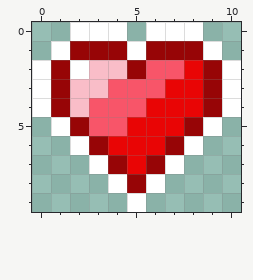
Pixel-art sprite: assets/sprites/pixel_art/heart.png. Above: the version before the commit.
The file is 11x10 pixels.
Now the later version:
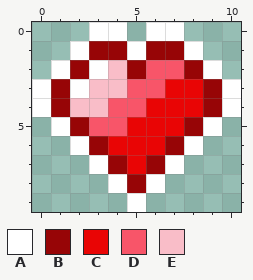
Palette (. is transparent): A #ffffff  B #970506  C #e90505  D #f85569  E #f9bdc8
The edit:
{"y":0,"x":2,"old":"A","new":"."}
{"y":0,"x":8,"old":"A","new":"."}
{"y":1,"x":1,"old":"AB","new":".A"}
{"y":1,"x":8,"old":"BA","new":"A."}
{"y":2,"x":0,"old":"ABAE","new":".ABA"}
{"y":2,"x":8,"old":"CBA","new":"BA."}
{"y":3,"x":2,"old":"E","new":"A"}
{"y":3,"x":4,"old":"D","new":"E"}
{"y":4,"x":3,"old":"D","new":"E"}
{"label":"changed","picture_box":[32,22,241,117]}
